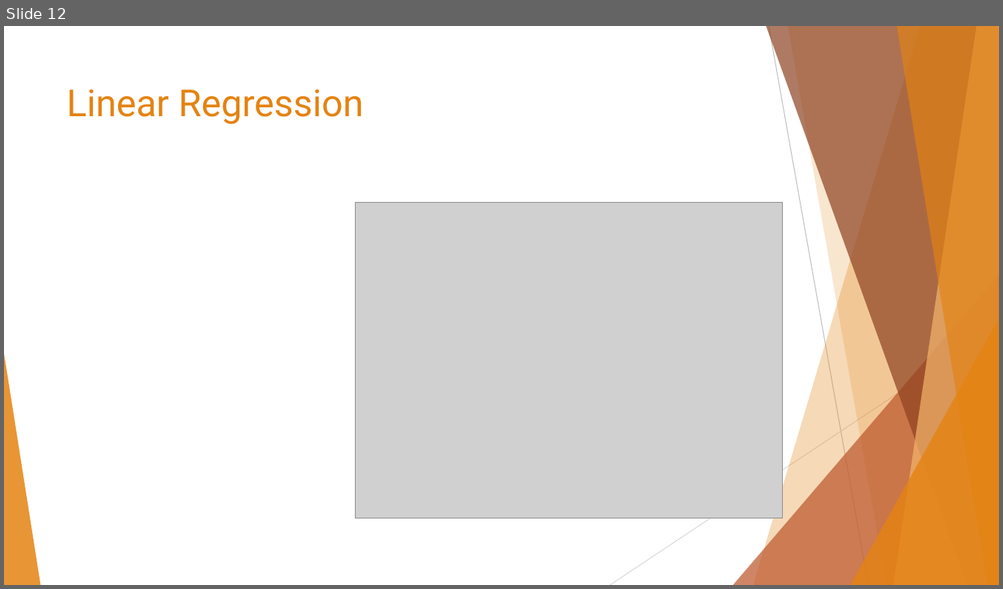
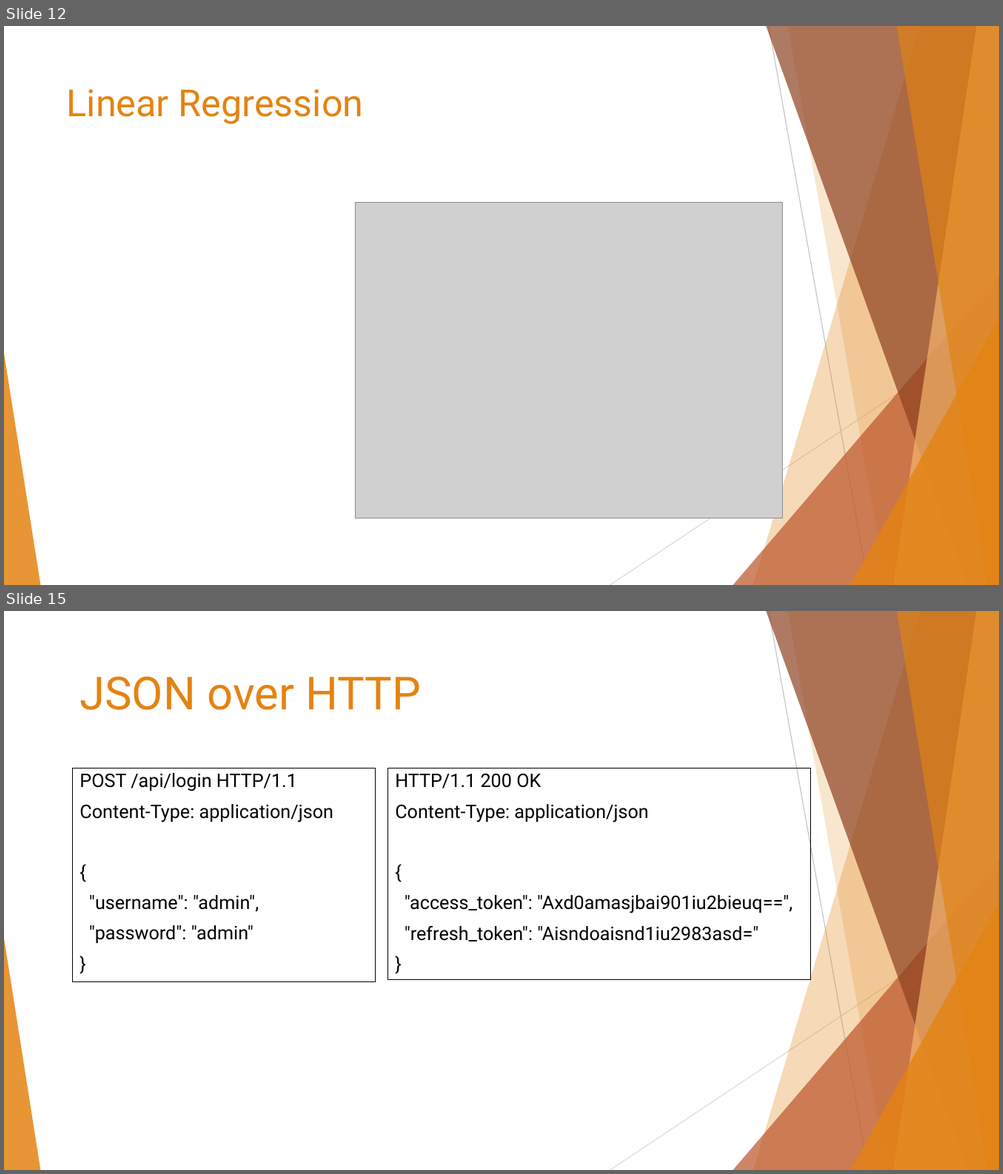
Before and after one commit to data-max-hq/workshop-epoka, a slide deck: Presentations/Introduction to Machine Learning.pptx. Shown one above the other, each under a label of ours: slide 12 before the commit, slides 12 and 15 after it; the slides between them are not shown. The pictures are 1003x589 and 1003x1174 pixels, drawn with LibreOffice and Linux fonts; fonts in the diff are those of the drawing; grey boxes stand for pictures. Boxes give left, top, right and bottom in pixels: in the first picture for what was removed or moved away, otherwise in the second. Text is boxed around its words. In the diff, an @@ line names an element or a change of style, - is before the commit and + after.

```diff
--- a/Presentations/Introduction to Machine Learning.pptx
+++ b/Presentations/Introduction to Machine Learning.pptx
@@ slide 15 added at bbox=[4, 611, 999, 1170], background #FFFFFF; not listed: 10 template elements that a slide beside it also shows @@
@@ text added at bbox=[79, 676, 421, 710], 44 pt, text #E48312 @@
+JSON over HTTP
@@ rectangle added at bbox=[73, 768, 375, 982], outline #000000 0.75 pt, 18 pt, text #000000 @@
+POST /api/login HTTP/1.1
+Content-Type: application/json
+{
+"username": "admin",
+"password": "admin"
+}
@@ rectangle added at bbox=[387, 768, 811, 980], outline #000000 0.75 pt, 18 pt, text #000000 @@
+HTTP/1.1 200 OK
+Content-Type: application/json
+{
+"access_token": "Axd0amasjbai901iu2bieuq==",
+"refresh_token": "Aisndoaisnd1iu2983asd="
+}
```
Also in this commit, not shown: 7 other slides added, 1 other file.
